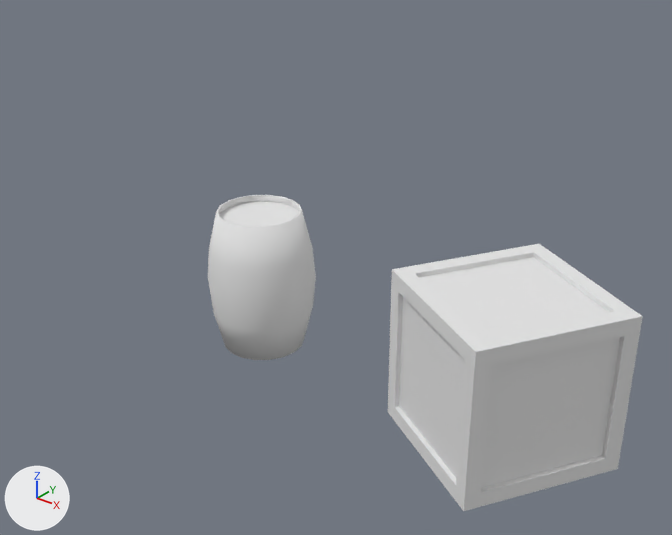
A saved change to the Blender file Assets/Models/renders.blend.
Camera for both pictures: a 50 mm camera at (6.68, -13.25, 10.65) aimed at (-4.34, 0.52, 2.11). Every picture has the same lights, and +X, +Y and +Z are marked at lower left.
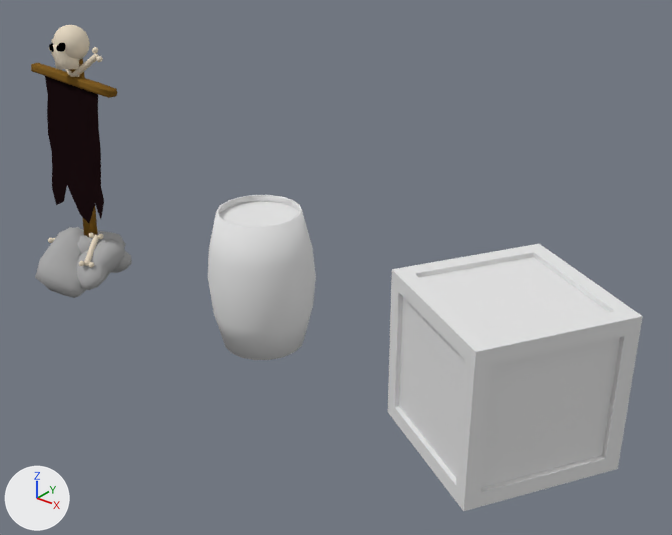
The newer file is also turned or shifted as a whole; pictures and numbers use the older file's frame.

The change, as a diff of the scene's bpy script:
```diff
--- a/Assets/Models/renders.blend.py
+++ b/Assets/Models/renders.blend.py
@@ ob_cube @@
+ob_cube = bpy.data.objects.new('Cube', me_cube)  # 348 vertices, 336 faces; spans x -0.34..2.21, y -1.49..1.07, z -0.57..0.84; in mat_material (grey #aaaaaa)
+ob_cube.location = (-13.12, -0.01, 0.23)
@@ ob_cube_001 @@
+ob_cube_001 = bpy.data.objects.new('Cube.001', me_cube_006)  # 196 vertices, 192 faces; spans x -1.28..1.71, y -0.24..0.13, z 0.77..5.88; in mat_material_001 (brown #815f26)
+ob_cube_001.location = (-12.0, 0.0, 0.0)
@@ ob_plane @@
+ob_plane = bpy.data.objects.new('Plane', me_plane)  # 56 vertices, 42 faces; spans x -0.89..1.18, y -0.34..-0.18, z 1.55..5.07; in mat_material_004 (black #1d1013)
+ob_plane.location = (-12.0, -0.23, -0.07)
+ob_plane.rotation_euler = (-0.0698, 0.0, 0.0)  # degrees (-4, 0, 0)
@@ ob_sphere @@
+ob_sphere = bpy.data.objects.new('Sphere', me_sphere)  # 498 vertices, 526 faces; spans x -1.02..1.0, y -1.0..1.0, z -1.45..1.0; in mat_material_002 (white #e7dac4)
+ob_sphere.location = (-11.78, -0.04, 5.88)
+ob_sphere.rotation_euler = (-0.202, 0.136, 1.408)  # degrees (-12, 7.8, 81)
+ob_sphere.scale = (0.414, 0.414, 0.414)
@@ ob_cube_002 @@
+ob_cube_002 = bpy.data.objects.new('Cube.002', me_cube_007)  # 48 vertices, 38 faces; spans x -0.612..0.592, y -0.078..0.078, z -0.242..0.227; in mat_material_002 (white #e7dac4); modifiers SUBSURF
+ob_cube_002.location = (-12.11, -0.07, 5.39)
+ob_cube_002.rotation_euler = (0.0, 0.809, 0.0)  # degrees (0, 46, 0)
@@ ob_cube_003 @@
+ob_cube_003 = bpy.data.objects.new('Cube.003', me_cube_007.copy())  # modifiers SUBSURF
+ob_cube_003.location = (-11.42, -0.02, 5.38)
+ob_cube_003.rotation_euler = (0.303, 2.509, 0.253)  # degrees (17, 144, 14)
@@ ob_cube_004 @@
+ob_cube_004 = bpy.data.objects.new('Cube.004', me_cube_007.copy())  # modifiers SUBSURF
+ob_cube_004.location = (-11.52, -0.39, 0.77)
+ob_cube_004.rotation_euler = (-1.843, 0.369, -0.988)  # degrees (-106, 21, -57)
@@ ob_sphere_002 @@
+ob_sphere_002 = bpy.data.objects.new('Sphere.002', me_sphere_002)  # a UV sphere (32 segments, 16 rings, poles along z) spanning x -1.0..1.0, y -1.0..1.0, z -1.0..1.0; in mat_material_003 (black #000000)
+ob_sphere_002.location = (-11.64, -0.42, 5.87)
+ob_sphere_002.rotation_euler = (0.0, 2.217, 0.0)  # degrees (0, 127, 0)
+ob_sphere_002.scale = (0.125, 0.125, 0.0835)
```

What differs and where, as boxes (x1, y1, x2, y2) in the pictures (672 x 535 px):
'Plane', added (black)
    after: (45, 76, 104, 223)
'Cube', added
    after: (35, 227, 132, 298)
'Sphere', added
    after: (51, 25, 90, 69)
'Cube.001', added (brown)
    after: (31, 58, 117, 237)
'Cube.003', added
    after: (67, 47, 103, 77)
'Cube.004', added
    after: (79, 233, 103, 268)
'Sphere.002', added
    after: (56, 43, 66, 51)
'Cube.002', added
    after: (49, 39, 80, 77)
